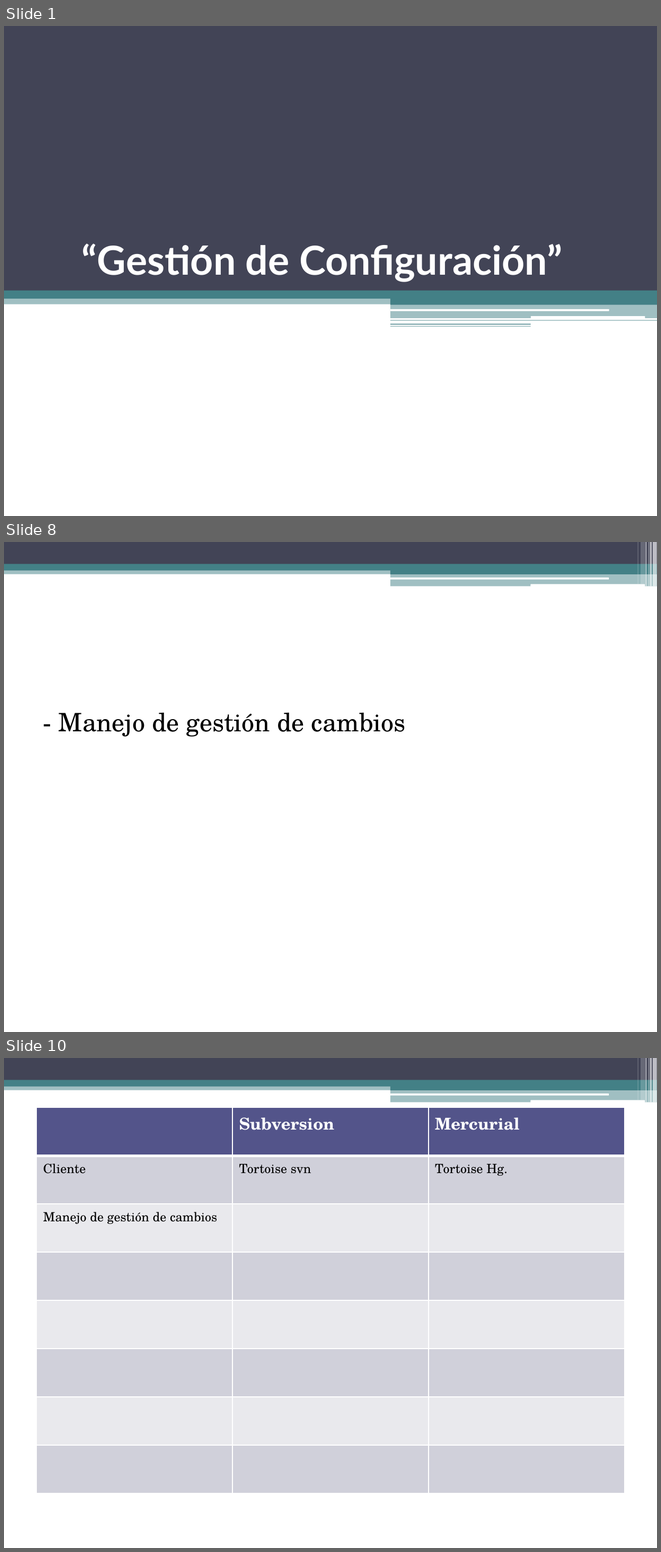
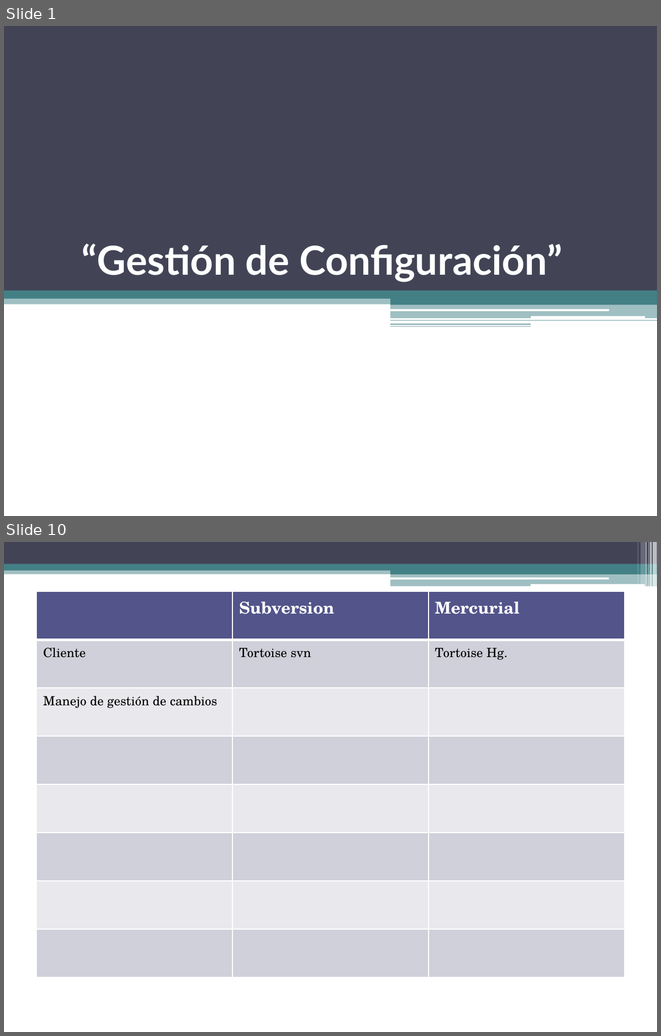
Before and after one commit to gabrielgag89/ing-sw-2012, a slide deck: Gestion de Configuracion.pptx. Shown one above the other, each under a label of ours: slides 1, 8 and 10 before the commit, slides 1 and 10 after it; the slides between them are not shown. The pictures are 661x1552 and 661x1036 pixels, drawn with LibreOffice and Linux fonts; fonts in the diff are those of the drawing. Boxes give left, top, right and bottom in pixels: in the first picture for what was removed or moved away, otherwise in the second. Text is boxed around its words. In the diff, an @@ line names an element or a change of style, - is before the commit and + after.

```diff
--- a/Gestion de Configuracion.pptx
+++ b/Gestion de Configuracion.pptx
@@ slide 8 removed at box(4, 542, 657, 1032), background #FFFFFF; not listed: 13 template elements that a slide beside it also shows @@
@@ text removed at box(59, 712, 406, 737) @@
-- Manejo de gestión de cambios
```
Also in this commit, not shown: 2 slides changed, 6 slides added, 5 other slides removed.
